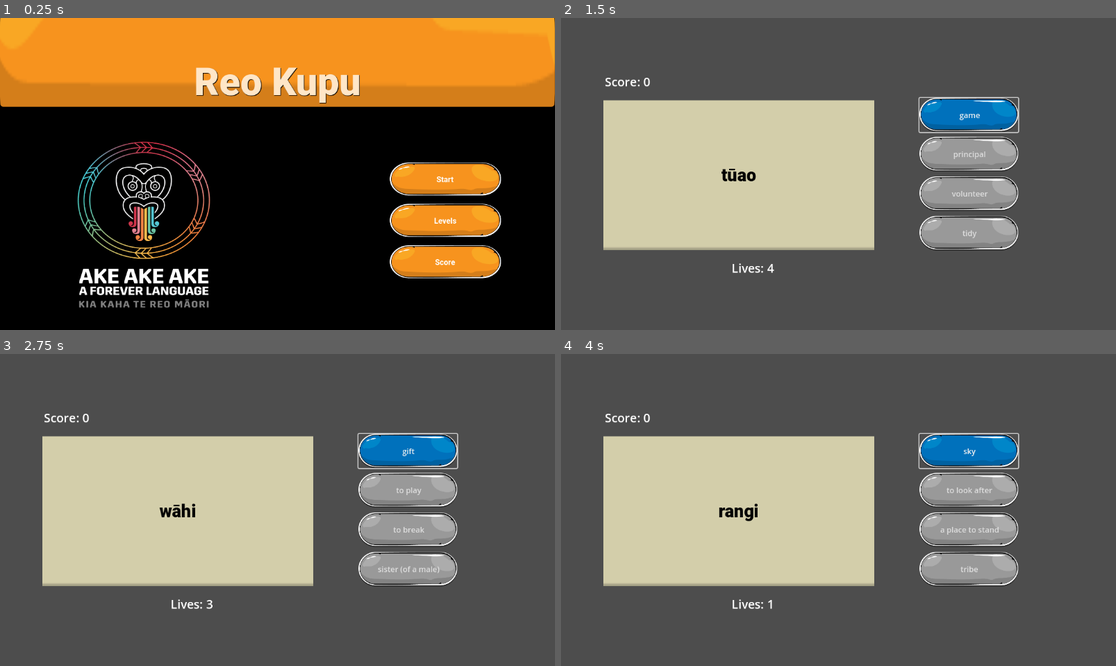
Above: before the commit, frames 1-4 (two rows, left to right).
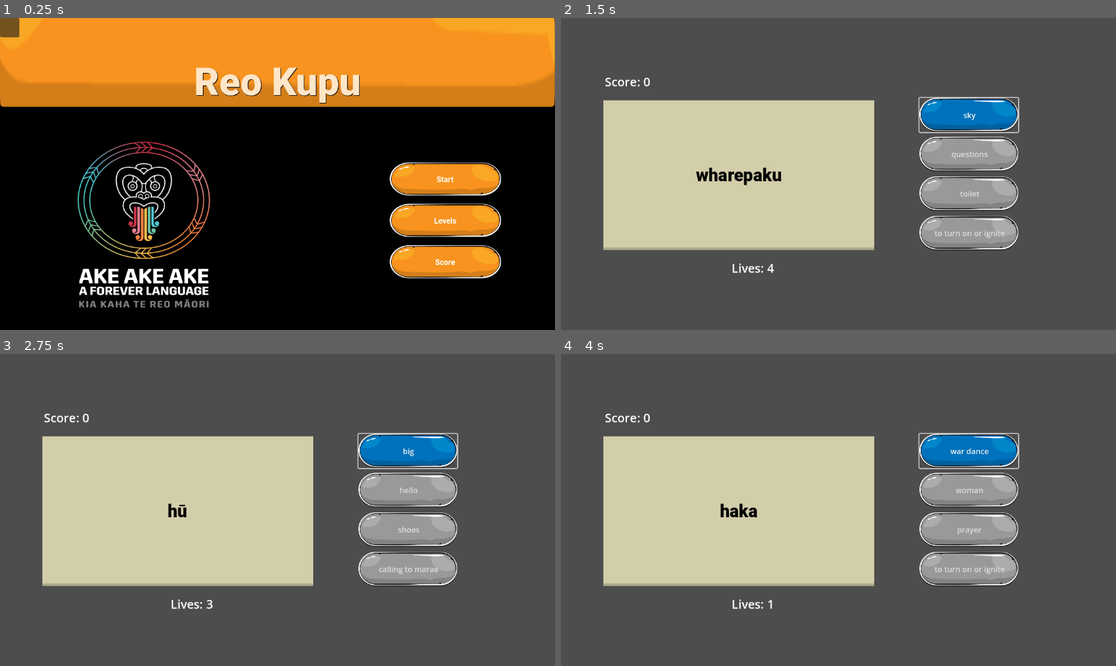
Above: after the commit, the same moments.

Repository: miss-manu/Flashcards-TeReo
Game: Godot game, scene res://Scenes/menu_ui.tscn
Two runs of this game, one before a commit and one after it. Both use one fixed random seed, a clock stepped at 60 frames per second and the inputs below.
Inputs:
- Up to frame 1 (0.25 s): no input
- Up to frame 2 (1.5 s): click "Start" at 0.5 s; click "mother" (after the commit: "authority") at 1.25 s
- Up to frame 3 (2.75 s): click "game" (after the commit: "sky") at 2 s
- Up to frame 4 (4 s): click "gift" (after the commit: "big") at 2.75 s; click "ticket" (after the commit: "river") at 3.5 s

The runs differ from the first frame. In frame 1, 0.2% of the frame differs, in the area x 0-4%, y 0-7%; in frame 2, 0.6%, in the area x 24-80%, y 30-71%; in frame 3, 0.4%; in frame 4, 0.5%.

Commit message:
Added container for button display

Diff:
--- a/Scenes/game_ui.tscn
+++ b/Scenes/game_ui.tscn
@@ -74,7 +74,7 @@
 horizontal_alignment = 1
 vertical_alignment = 1
 
-[node name="AspectRatioContainer" type="VBoxContainer" parent="."]
+[node name="ButtonContainer" type="VBoxContainer" parent="."]
 layout_mode = 1
 anchors_preset = 6
 anchor_left = 1.0
@@ -89,7 +89,7 @@
 grow_vertical = 2
 theme_override_constants/separation = 10
 
-[node name="Answer1_btn" type="Button" parent="AspectRatioContainer"]
+[node name="Answer1_btn" type="Button" parent="ButtonContainer"]
 layout_mode = 2
 size_flags_vertical = 3
 theme_override_styles/normal = SubResource("StyleBoxTexture_dpn4j")
@@ -97,7 +97,7 @@
 theme_override_styles/pressed = SubResource("StyleBoxTexture_wyk10")
 text = "Answer 1"
 
-[node name="Answer2_btn" type="Button" parent="AspectRatioContainer"]
+[node name="Answer2_btn" type="Button" parent="ButtonContainer"]
 layout_mode = 2
 size_flags_vertical = 3
 theme_override_styles/normal = SubResource("StyleBoxTexture_dpn4j")
@@ -106,7 +106,7 @@
 text = "Answer 2"
 metadata/_edit_use_anchors_ = true
 
-[node name="Answer3_btn" type="Button" parent="AspectRatioContainer"]
+[node name="Answer3_btn" type="Button" parent="ButtonContainer"]
 layout_mode = 2
 size_flags_vertical = 3
 theme_override_styles/normal = SubResource("StyleBoxTexture_dpn4j")
@@ -115,7 +115,7 @@
 text = "Answer 3"
 metadata/_edit_use_anchors_ = true
 
-[node name="Answer4_btn" type="Button" parent="AspectRatioContainer"]
+[node name="Answer4_btn" type="Button" parent="ButtonContainer"]
 layout_mode = 2
 size_flags_vertical = 3
 theme_override_styles/normal = SubResource("StyleBoxTexture_dpn4j")
@@ -124,7 +124,7 @@
 text = "Answer 4"
 metadata/_edit_use_anchors_ = true
 
-[connection signal="pressed" from="AspectRatioContainer/Answer1_btn" to="." method="_on_answer_1_btn_pressed"]
-[connection signal="pressed" from="AspectRatioContainer/Answer2_btn" to="." method="_on_answer_2_btn_pressed"]
-[connection signal="pressed" from="AspectRatioContainer/Answer3_btn" to="." method="_on_answer_3_btn_pressed"]
-[connection signal="pressed" from="AspectRatioContainer/Answer4_btn" to="." method="_on_answer_4_btn_pressed"]
+[connection signal="pressed" from="ButtonContainer/Answer1_btn" to="." method="_on_answer_1_btn_pressed"]
+[connection signal="pressed" from="ButtonContainer/Answer2_btn" to="." method="_on_answer_2_btn_pressed"]
+[connection signal="pressed" from="ButtonContainer/Answer3_btn" to="." method="_on_answer_3_btn_pressed"]
+[connection signal="pressed" from="ButtonContainer/Answer4_btn" to="." method="_on_answer_4_btn_pressed"]
--- a/Scenes/menu_ui.tscn
+++ b/Scenes/menu_ui.tscn
@@ -127,6 +127,11 @@
 theme_override_styles/pressed = SubResource("StyleBoxTexture_n55h8")
 text = "Score"
 
+[node name="levels_panel" type="Panel" parent="."]
+layout_mode = 0
+offset_right = 40.0
+offset_bottom = 40.0
+
 [connection signal="pressed" from="main_panel/ButtonsContainer/start_btn" to="." method="_on_start_btn_pressed"]
 [connection signal="pressed" from="main_panel/ButtonsContainer/levels_btn" to="." method="_on_levels_btn_pressed"]
 [connection signal="pressed" from="main_panel/ButtonsContainer/score_btn" to="." method="_on_score_btn_pressed"]
--- a/Scripts/game_ui.gd
+++ b/Scripts/game_ui.gd
@@ -1,9 +1,9 @@
 extends Control
 
-@onready var answer_option1 = $AspectRatioContainer/Answer1_btn
-@onready var answer_option2 = $AspectRatioContainer/Answer2_btn
-@onready var answer_option3 = $AspectRatioContainer/Answer3_btn
-@onready var answer_option4 = $AspectRatioContainer/Answer4_btn
+@onready var answer_option1 = $ButtonContainer/Answer1_btn
+@onready var answer_option2 = $ButtonContainer/Answer2_btn
+@onready var answer_option3 = $ButtonContainer/Answer3_btn
+@onready var answer_option4 = $ButtonContainer/Answer4_btn
 @onready var guess_word = $GuessWordLabel
 
 var words = {}
@@ -22,7 +22,6 @@
 	var file = FileAccess.open(file_path, FileAccess.READ)
 
 	if file:
-
 		while not file.eof_reached():
 			var line = file.get_line()
 			var parts = line.split(",")
Not shown, changed: tereokupu.txt
